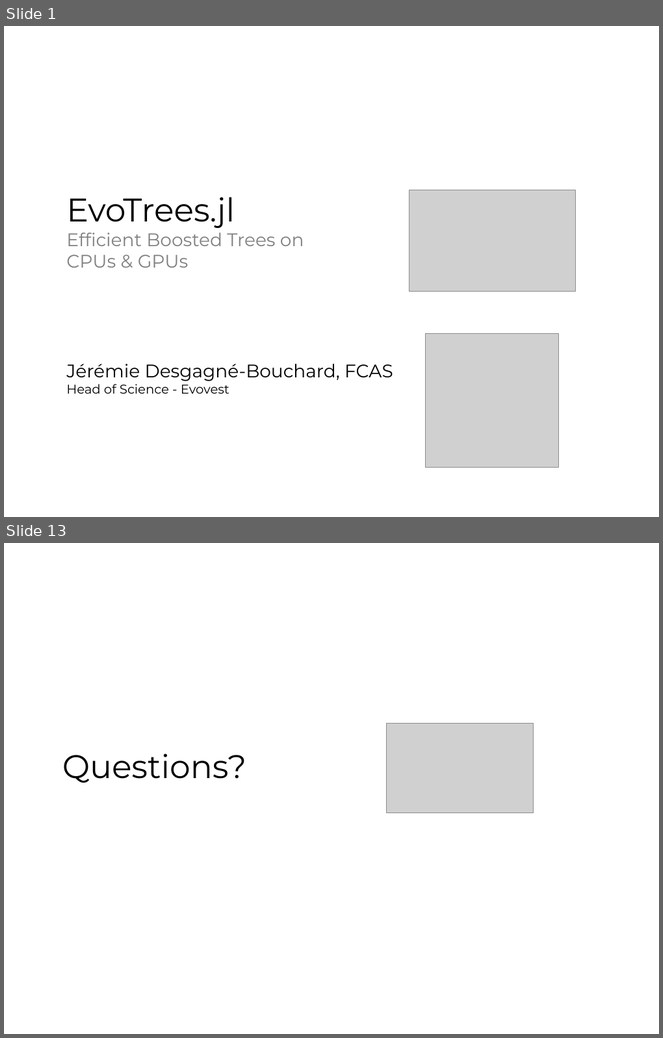
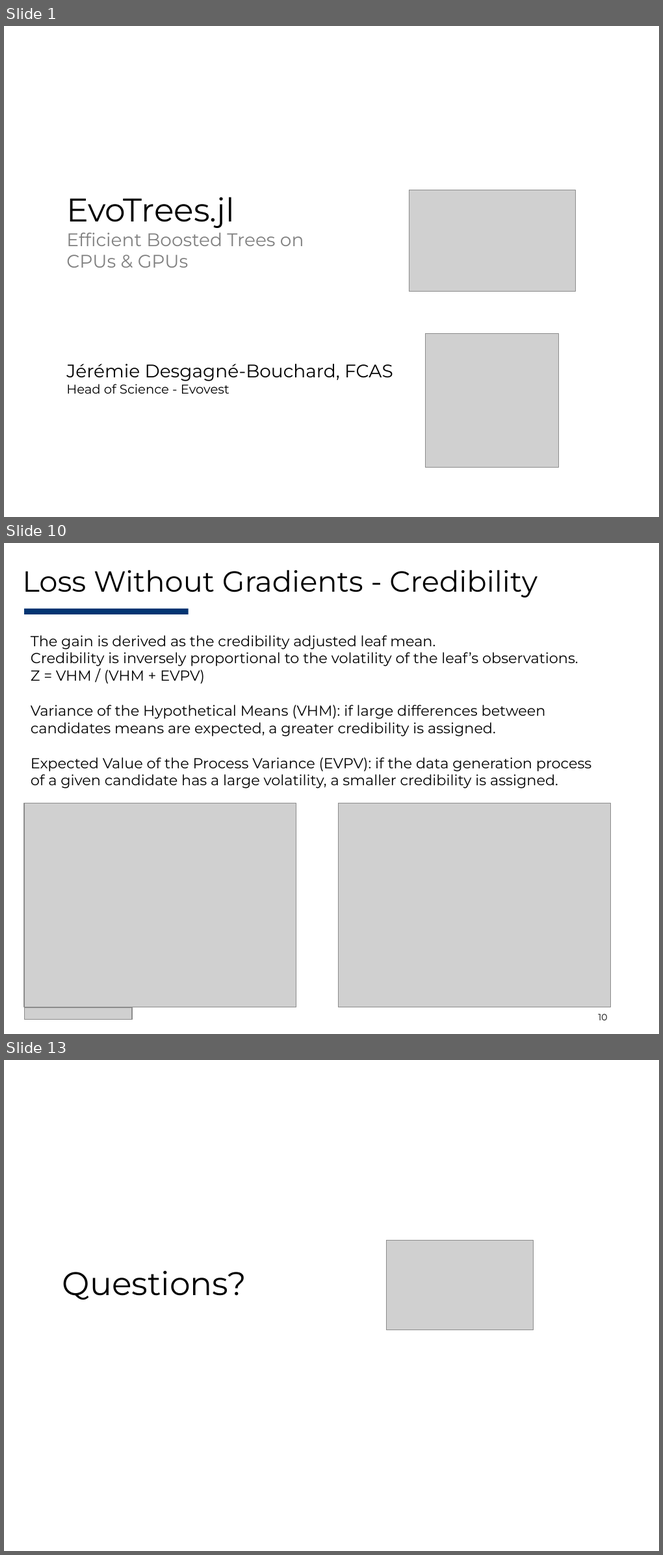
Before and after one commit to Evovest/EvoTrees.jl, a slide deck: docs/juliacon/EvoTrees-JuliaCon2025.pptx. Shown one above the other, each under a label of ours: slides 1 and 13 before the commit, slides 1, 10 and 13 after it; the slides between them are not shown. The pictures are 663x1038 and 663x1555 pixels, drawn with LibreOffice and Linux fonts; fonts in the diff are those of the drawing; grey boxes stand for pictures. Boxes give left, top, right and bottom in pixels: in the first picture for what was removed or moved away, otherwise in the second. Text is boxed around its words. In the diff, an @@ line names an element or a change of style, - is before the commit and + after.

```diff
--- a/docs/juliacon/EvoTrees-JuliaCon2025.pptx
+++ b/docs/juliacon/EvoTrees-JuliaCon2025.pptx
@@ slide 10 added at [4, 543, 659, 1034], background #FFFFFF @@
@@ title added at [22, 570, 538, 598], 32 pt, text #000000 @@
+Loss Without Gradients - Credibility
@@ rectangle added at [24, 609, 189, 615], fill #033572 @@
@@ text added at [31, 635, 592, 789], 16 pt, text #000000 @@
+The gain is derived as the credibility adjusted leaf mean.
+Credibility is inversely proportional to the volatility of the leaf’s observations.
+Z = VHM / (VHM + EVPV)
+Variance of the Hypothetical Means (VHM): if large differences between candidates means are expected, a greater credibility is assigned.
+Expected Value of the Process Variance (EVPV): if the data generation process of a given candidate has a large volatility, a smaller credibility is assigned.
@@ picture added at [24, 804, 297, 1008] @@
@@ picture added at [338, 804, 610, 1008] @@
@@ picture added at [24, 1008, 133, 1019] @@
@@ page number added at [598, 1014, 607, 1021], 10 pt, text #000000 @@
+10
```
Also in this commit, not shown: 8 slides changed, 2 other slides added, 3 slides removed, 12 other files.
